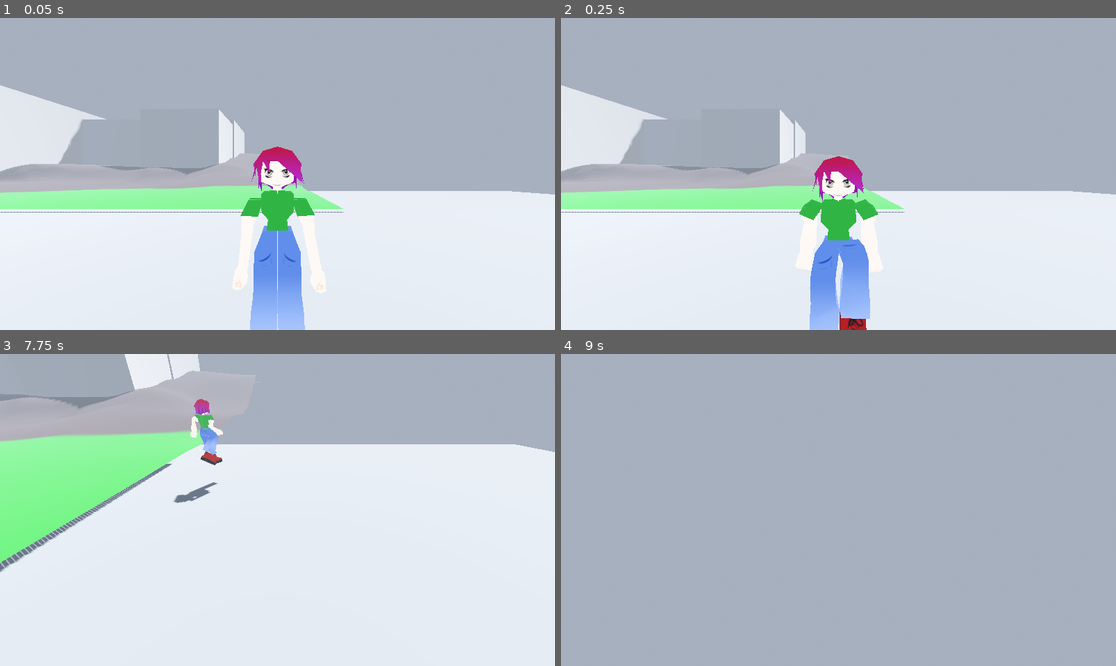
Above: before the commit, frames 1-4 (two rows, left to right).
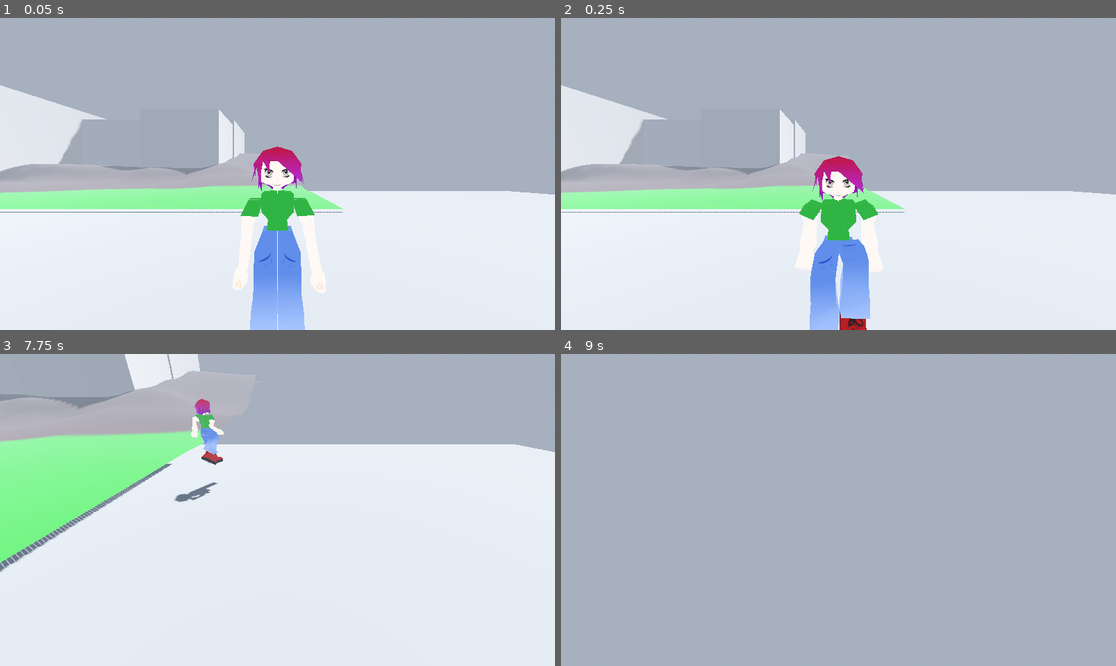
Above: after the commit, the same moments.

Repository: humboldt-gamedev/proj-1
Game: Godot game, scene res://scenes/humboldt.tscn
The game is run twice, just before and just after one commit, with the same random seed, the same clock (stepped at 60 frames per second) and the same inputs.
Inputs (mouse positions are in pixels of both pictures, inside the frame that each line leads up to):
- Up to frame 1 (0.05 s): no input
- Up to frame 2 (0.25 s): no input
- Up to frame 3 (7.75 s): tap Enter (ui_accept) at 0.5, 2, 2.75, 3.5, 4.25, 5 s; move the mouse to (249, 572) at 0.52 s; hold W (move_forward) 0.53-2.78 s; tap E (interact) every 1.5 s from 0.6 to 6.6 s; click (249, 572) at 0.67 s; tap Space (jump) at 0.77, 1.52, 3.02, 3.77, 4.52, 6.02, 6.77, 7.52 s; move the mouse to (316, 513) at 1.27 s; tap C (toggle_camera) every 1.5 s from 1.35 to 7.35 s; move the mouse to (233, 506) at 2.02 s; move the mouse to (283, 510) at 2.77 s; hold A (move_left) 2.78-3.53 s; click (283, 510) at 2.92 s; move the mouse to (255, 503) at 3.52 s; hold W (move_forward) 3.53-5.78 s; move the mouse to (305, 510) at 4.27 s; move the mouse to (249, 510) at 5.02 s; click (249, 510) at 5.17 s; move the mouse to (288, 503) at 5.77 s; hold D (move_right) 5.78-6.53 s; move the mouse to (271, 516) at 6.52 s; hold W (move_forward) from 6.53 s (still down); move the mouse to (316, 513) at 7.27 s; click (316, 513) at 7.42 s
- Up to frame 4 (9 s): move the mouse to (794, 506) at 8.02 s; tap E (interact) at 8.1 s; move the mouse to (844, 510) at 8.77 s; release W (move_forward) at 8.78 s; hold A (move_left) from 8.78 s (still down); tap C (toggle_camera) at 8.85 s

The runs differ from the first frame. In frame 1, less than 0.1% of the frame differs, in the area x 0-99%, y 22-63%; in frame 2, less than 0.1%; in frame 3, 0.2%, in the area x 31-41%, y 14-48%; in frame 4, nothing differs.

Commit message:
Add automatic camera toggling

Diff:
--- a/player/player_3d.gd
+++ b/player/player_3d.gd
@@ -38,8 +38,8 @@
 
 	match current_camera_mode:
 		CameraMode.PLAYER:
-			if not is_on_floor():
-				velocity += get_gravity() * delta
+			#if not is_on_floor():
+				#velocity += get_gravity() * delta
 
 			if Input.is_action_just_pressed("jump") and is_on_floor():
 				velocity.y = JUMP_VELOCITY
@@ -100,5 +100,9 @@
 
 	move_and_slide()
 
+func set_camera_mode_player():
+	current_camera_mode = CameraMode.PLAYER
+	player_camera.get_camera().current = true
+
 func set_camera_mode_corridor():
 	current_camera_mode = CameraMode.CORRIDOR
--- a/scenes/camera_zone.tscn
+++ b/scenes/camera_zone.tscn
@@ -18,3 +18,4 @@
 transform = Transform3D(1, 0, 0, 0, 1, 0, 0, 0, 1, 0, 1.5705888, 2.899744)
 
 [connection signal="body_entered" from="." to="." method="_on_body_entered"]
+[connection signal="body_exited" from="." to="." method="_on_body_exited"]
--- a/scripts/camera_zone.gd
+++ b/scripts/camera_zone.gd
@@ -6,3 +6,7 @@
 	if body.is_in_group("player"):
 		target_camera.current = true
 		body.set_camera_mode_corridor()
+
+func _on_body_exited(body: Node3D) -> void:
+	if body.is_in_group("player"):
+		body.set_camera_mode_player()
